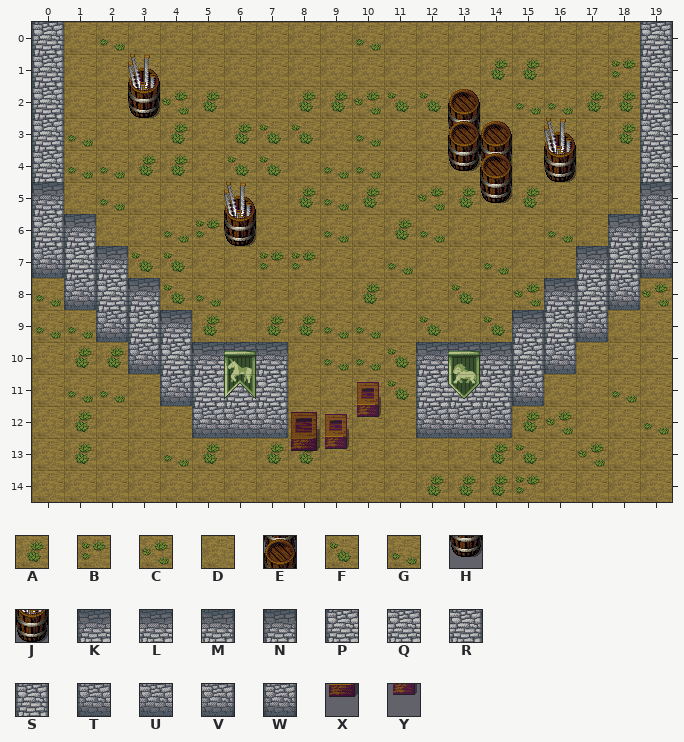
Level history. Tiled map: CastleEscape/Content/maps/armory2.tmx. That is the earlier state.
Cells are 32x32 px. Shown: x 0..19, y 0..14.
Key: from "tileset": A 394, B 395, C 396, D 399, E 447, F 466, G 468, H 519, J 663, K 728, L 729, M 730, N 731, P 800, Q 801, R 802, S 803, T 872, U 873, V 874, W 875, X 949, Y 950.
_ is an empty cell, # one hidden under a higher layer.
Layers that did not change in this view are not listed.
Layer "base" before, first column x 0:
 0 #DGDDDDDDDGDDDDDDDD#
 1 #DDDDDDDDDDDDDAADDB#
 2 #DDDCADDAACFFDDGGAA#
 3 #GDDADAFFDGDDDGDGDA#
 4 #GGAADFFDGGDDDGDDDD#
 5 #DGDDDDDAGADCADADDD#
 6 ##DDGBDDDGDAGDDDGD##
 7 ###FFDDBBDDGDDGDD###
 8 G###FGDDDDADDFDC###C
 9 GG###ADAAGGDFDF###DD
10 DAA#####DGGF#####DDD
11 DGGD####DDDF####DDGD
12 DADDD###DDDD###ACDDG
13 DADDGADAADDDDDAFDCDD
14 DDDDDDDDDDDDAAABDDDD
Layer "base #2" before, first column x 0:
 0 S__________________S
 1 S__________________S
 2 S__J_______________S
 3 S____________E_____S
 4 S____________HE_J__S
 5 N_____________H____N
 6 SN____J___________NS
 7 WSN______________NSW
 8 _WSN____________NSW_
 9 __WSN__________NSW__
10 ___WSKLM____KLMSW___
11 ____WPQR____PQRW____
12 _____TUV____TUV_____
13 ________XY__________
14 ____________________
And afterwards:
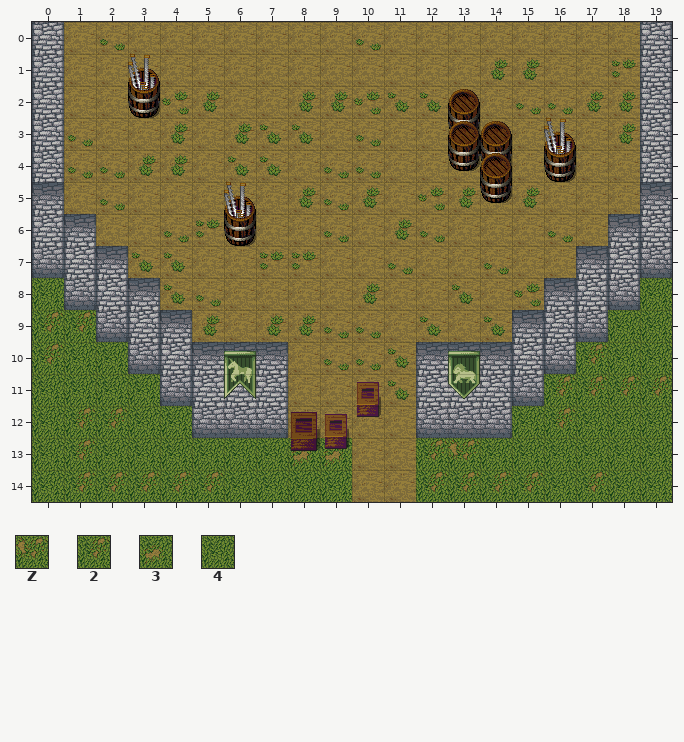
Further tiles: from "tileset": Z 251, 2 322, 3 323, 4 327.
Difference:
{"where": "layer \"base\""}
{"y":8,"x":0,"old":"G","new":"4"}
{"y":8,"x":19,"old":"C","new":"4"}
{"y":9,"x":0,"old":"GG","new":"##"}
{"y":9,"x":18,"old":"DD","new":"44"}
{"y":10,"x":0,"old":"DAA","new":"#44"}
{"y":10,"x":17,"old":"DDD","new":"244"}
{"y":11,"x":0,"old":"DGGD","new":"4444"}
{"y":11,"x":16,"old":"DDGD","new":"2222"}
{"y":12,"x":0,"old":"DADDD","new":"4##44"}
{"y":12,"x":15,"old":"ACDDG","new":"42444"}
{"y":13,"x":0,"old":"DADDGADAAD","new":"4#44444433"}
{"y":13,"x":12,"old":"DDAFDCDD","new":"2Z444444"}
{"y":14,"x":0,"old":"DDDDDDDDDD","new":"4#####4444"}
{"y":14,"x":12,"old":"AAABDDDD","new":"22224244"}
{"where": "layer \"base #2\""}
{"y":9,"x":0,"old":"__","new":"22"}
{"y":10,"x":0,"old":"_","new":"2"}
{"y":12,"x":1,"old":"__","new":"22"}
{"y":13,"x":1,"old":"_","new":"2"}
{"y":14,"x":1,"old":"_____","new":"22222"}
{"label":"changed","picture_box":[32,278,352,502]}
{"label":"changed","picture_box":[416,278,672,502]}
